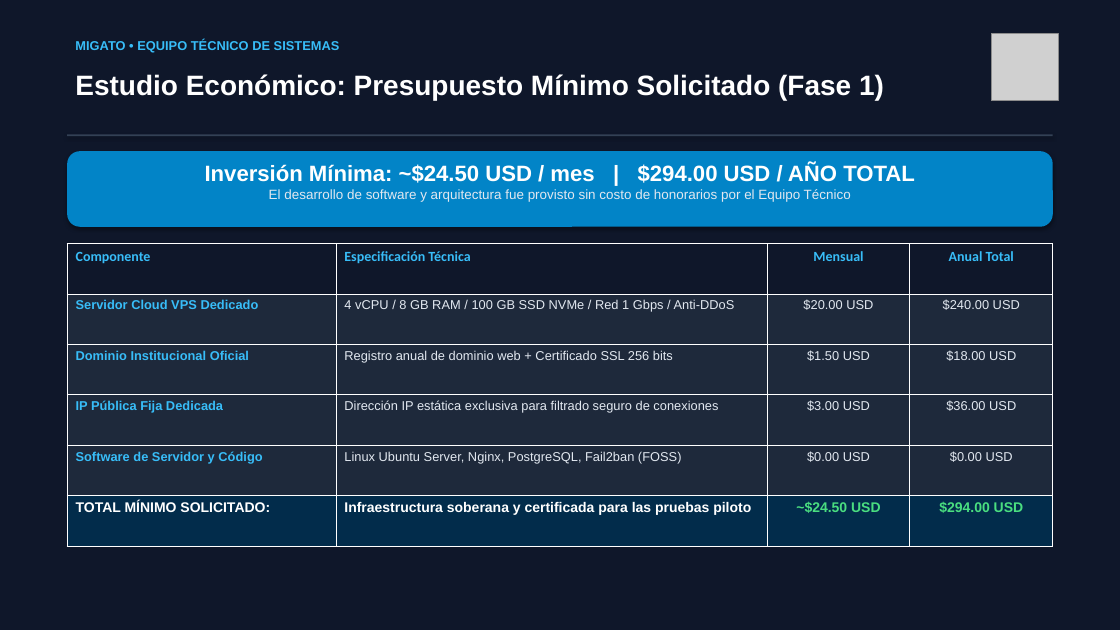
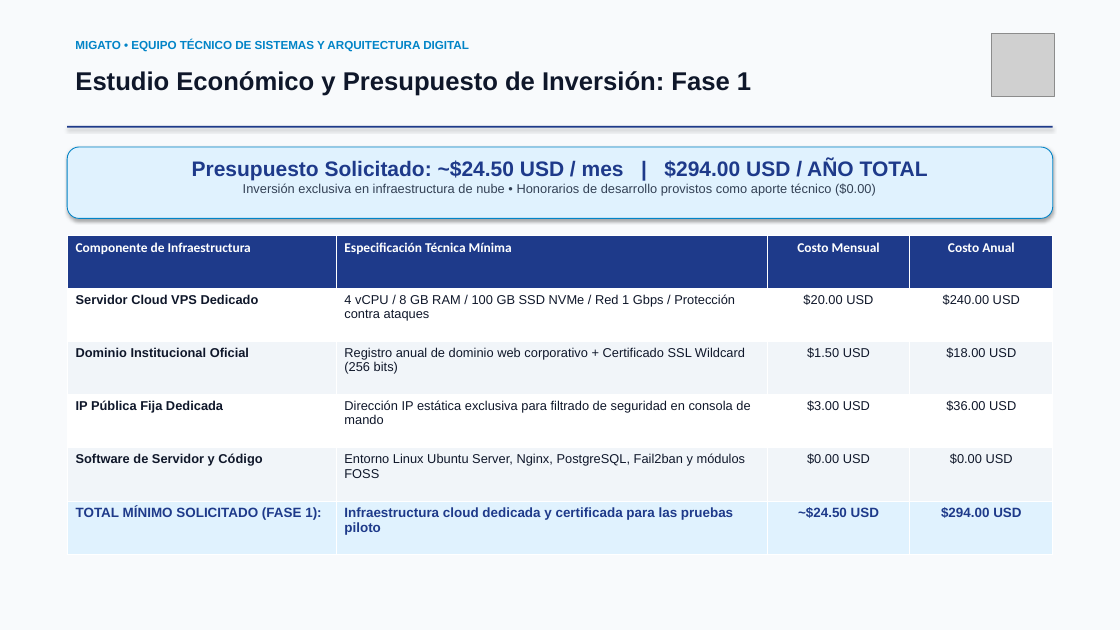
Before and after one commit to diegodona36-netizen/migato-maturin, a slide deck: slide 8 of PRESENTACION_EJECUTIVA_MIGATO_V3.pptx. Drawn at 1120x630 pixels with LibreOffice and Linux fonts; fonts in the diff are those of the drawing; grey boxes stand for pictures. Boxes give left, top, right and bottom in pixels: in the first picture for what was removed or moved away, otherwise in the second. Text is boxed around its words. In the diff, an @@ line names an element or a change of style, - is before the commit and + after.

Commit message:
refactor(slides): Rediseño completo a estilo Corporativo / Business / Gubernamental limpio (White/Navy)

```diff
--- a/PRESENTACION_EJECUTIVA_MIGATO_V3.pptx
+++ b/PRESENTACION_EJECUTIVA_MIGATO_V3.pptx
@@ rectangle at bbox=[0, 0, 1120, 630]: fill #0F172A to #F8FAFC @@
@@ text at bbox=[75, 40, 469, 52]: text changed; size 11 to 10 pt; text colour #38BDF8 to #0284C7 @@
-MIGATO • EQUIPO TÉCNICO DE SISTEMAS
+MIGATO • EQUIPO TÉCNICO DE SISTEMAS Y ARQUITECTURA DIGITAL
@@ picture: place and size @@
-picture at bbox=[991, 34, 1059, 101]
+picture at bbox=[991, 34, 1054, 97]
@@ text at bbox=[75, 71, 751, 96]: text changed; size 24 to 22 pt; text colour #FFFFFF to #0F172A @@
-Estudio Económico: Presupuesto Mínimo Solicitado (Fase 1)
+Estudio Económico y Presupuesto de Inversión: Fase 1
@@ rounded rectangle: place and size @@
-rounded rectangle at bbox=[67, 151, 1053, 227]
+rounded rectangle at bbox=[67, 147, 1053, 218]
@@ rounded rectangle at bbox=[67, 147, 1053, 218]: fill #0284C7 to #E0F2FE; outline none to #0284C7 0.75 pt @@
@@ rectangle: place and size @@
-rectangle at bbox=[67, 134, 1053, 136]
+rectangle at bbox=[67, 126, 1053, 128]
@@ rectangle at bbox=[67, 126, 1053, 128]: fill #334155 to #1E3A8A @@
@@ text at bbox=[192, 159, 928, 196]: text changed; size 11.5 to 11 pt; text colour #E2E8F0 to #334155 @@
-Inversión Mínima: ~$24.50 USD / mes | $294.00 USD / AÑO TOTAL
-El desarrollo de software y arquitectura fue provisto sin costo de honorarios por el Equipo Técnico
+Presupuesto Solicitado: ~$24.50 USD / mes | $294.00 USD / AÑO TOTAL
+Inversión exclusiva en infraestructura de nube • Honorarios de desarrollo provistos como aporte técnico ($0.00)
@@ table at bbox=[67, 235, 1053, 555] @@
-row 1: Componente | Especificación Técnica | Mensual | Anual Total
+row 1: Componente de Infraestructura | Especificación Técnica Mínima | Costo Mensual | Costo Anual
-row 2, column 2: 4 vCPU / 8 GB RAM / 100 GB SSD NVMe / Red 1 Gbps / Anti-DDoS
+row 2, column 2: 4 vCPU / 8 GB RAM / 100 GB SSD NVMe / Red 1 Gbps / Protección contra ataques
-row 3, column 2: Registro anual de dominio web + Certificado SSL 256 bits
+row 3, column 2: Registro anual de dominio web corporativo + Certificado SSL Wildcard (256 bits)
-row 4, column 2: Dirección IP estática exclusiva para filtrado seguro de conexiones
+row 4, column 2: Dirección IP estática exclusiva para filtrado de seguridad en consola de mando
-row 5, column 2: Linux Ubuntu Server, Nginx, PostgreSQL, Fail2ban (FOSS)
+row 5, column 2: Entorno Linux Ubuntu Server, Nginx, PostgreSQL, Fail2ban y módulos FOSS
-row 6, column 1: TOTAL MÍNIMO SOLICITADO:
+row 6, column 1: TOTAL MÍNIMO SOLICITADO (FASE 1):
-row 6, column 2: Infraestructura soberana y certificada para las pruebas piloto
+row 6, column 2: Infraestructura cloud dedicada y certificada para las pruebas piloto
@@ fill #0F172A to #1E3A8A in row 1 @@
@@ fill #1E293B to #FFFFFF in 8 cells @@
@@ fill #1E293B to #F1F5F9 in 8 cells @@
@@ fill #022C4B to #E0F2FE in row 6 @@
@@ text colour #38BDF8 to #0F172A in "Servidor Cloud VPS Dedicado", "Dominio Institucional Oficial", "IP Pública Fija Dedicada", "Software de Servidor y Código" @@
@@ text colour #E2E8F0 to #0F172A in "$20.00 USD", "$240.00 USD", "$1.50 USD", "$18.00 USD" and 4 more places @@
@@ size 12 to 11.5 pt, text colour #4ADE80 to #1E3A8A in "~$24.50 USD", "$294.00 USD" @@
@@ table: place and size @@
-table at bbox=[67, 244, 1053, 546]
+table at bbox=[67, 235, 1053, 555]
```
Also in this commit, not shown: 9 other slides changed, 4 other files.
